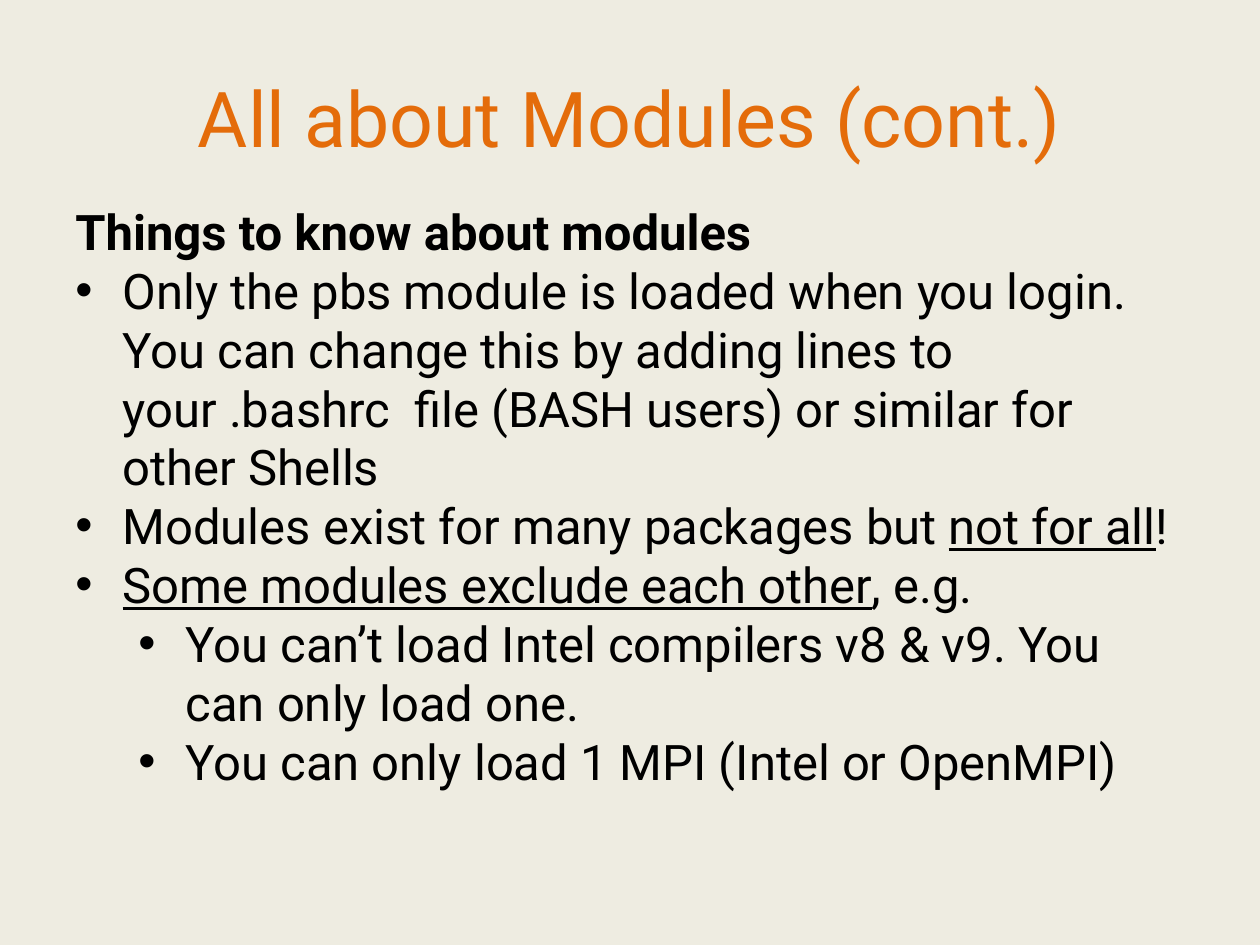
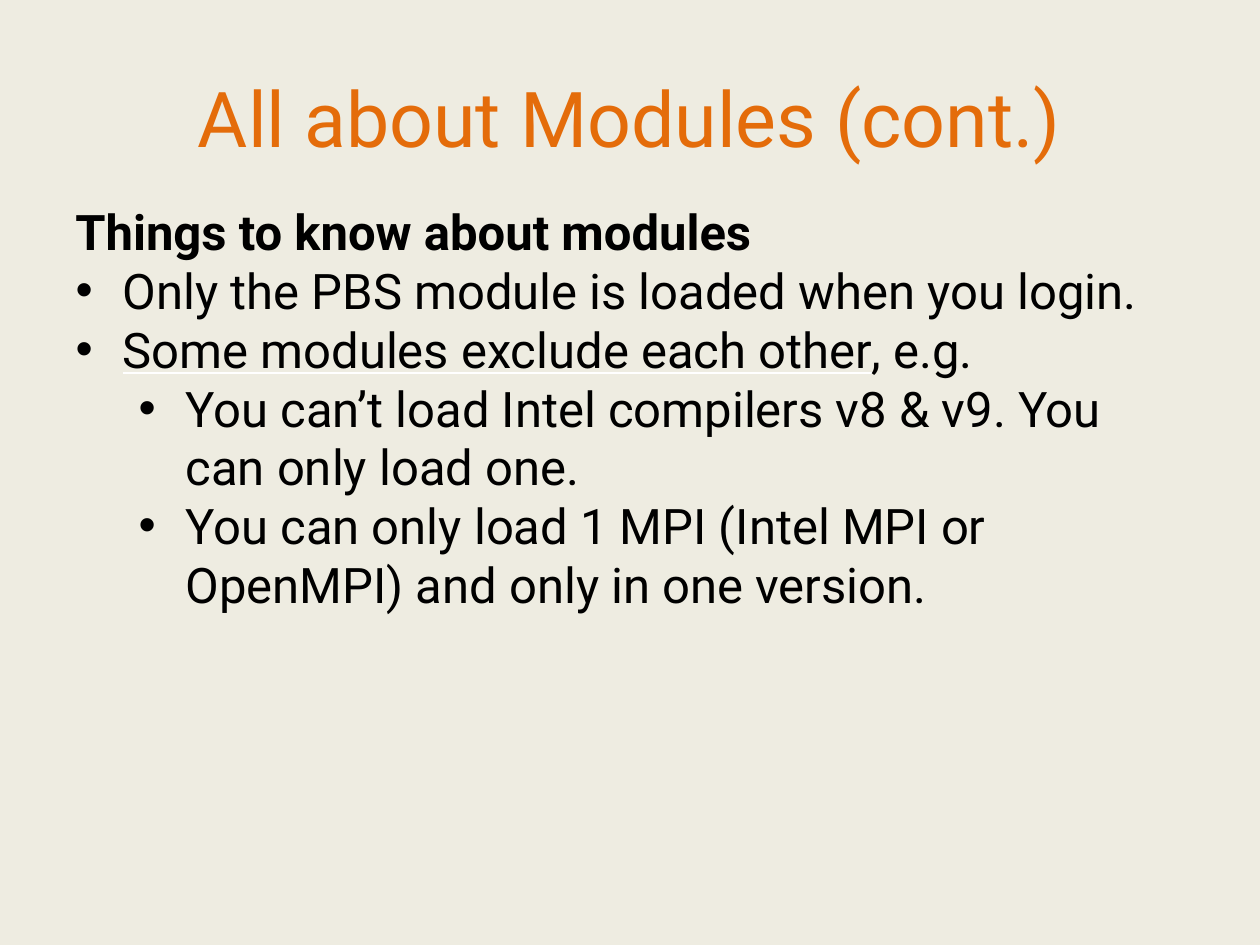
Before and after one commit to IntersectAustralia/TrainingMaterials, a slide deck: slide 19 of hpc1/03 HPC - Slides.pptx (slide 21 before the commit). Drawn at 1260x945 pixels with LibreOffice and Linux fonts; fonts in the diff are those of the drawing. Boxes give left, top, right and bottom in pixels: in the first picture for what was removed or moved away, otherwise in the second. Text is boxed around its words. In the diff, an @@ line names an element or a change of style, - is before the commit and + after.

```diff
--- a/hpc1/03 HPC - Slides.pptx
+++ b/hpc1/03 HPC - Slides.pptx
@@ text at box(123, 272, 1136, 320): text changed @@
-• Only the pbs module is loaded when you login. You can change this by adding lines to your .bashrc file (BASH users) or similar for other Shells
-• Modules exist for many packages but not for all!
+• Only the PBS module is loaded when you login.
@@ text at box(123, 331, 1101, 496): indent changed @@
@@ text at box(186, 505, 985, 614): text changed @@
-  • You can only load 1 MPI (Intel or OpenMPI)
+  • You can only load 1 MPI (Intel MPI or OpenMPI) and only in one version.
```
Also in this commit, not shown: 22 other slides changed, 6 slides removed, 5 other files.
